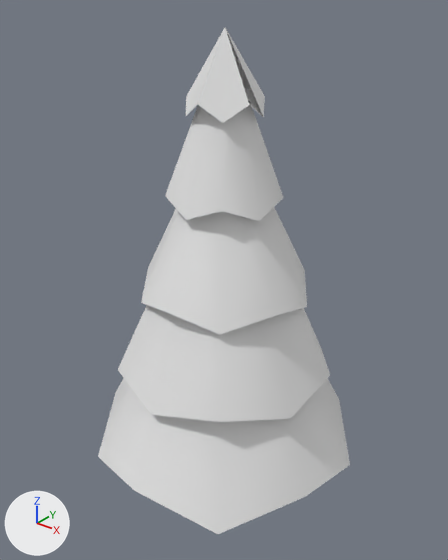
The FBX model Pine Tree/tree.fbx: old version first, new version second.
Camera for both pictures: a 50 mm lens placed at (6.23, -7.82, 7.32), pointed at (-0.09, 0.09, 2.42). The axes (+X, +Y, +Z) are drawn at lower left. The lights are the same throughout. Vertices at the same position are counted once.
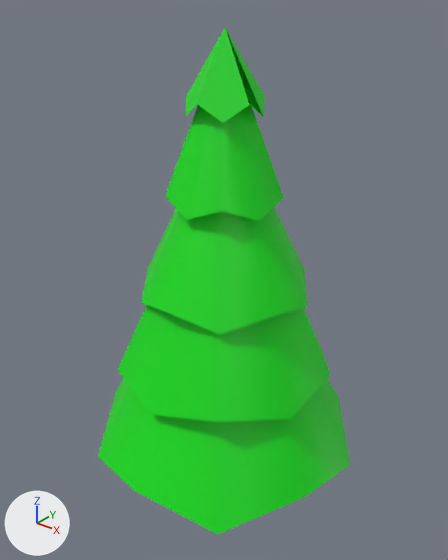
Commit message: Pine Tree
A Tree of the Pine form

What differs and where, as boxes [x1, y1, x2, y2] in the pictures (448 x 560 px):
part 1 of me_cylinder_002, recoloured (white to green)
    both: [98, 27, 350, 534]

Patch to the scene script:
```diff
--- a/Pine Tree/tree.fbx.py
+++ b/Pine Tree/tree.fbx.py
@@ mat_material @@
+mat_material = principled_material('Material')
+mat_material.base_color = (0.178, 0.114, 0.0578)  # brown #755f44
@@ mat_material_001 @@
+mat_material_001 = principled_material('Material.001')
+mat_material_001.base_color = (0.0, 0.732, 0.00605)  # green #00de12
@@ me_cylinder_002 @@
 me_cylinder_002.from_pydata(...)  # 151 vertices, 141 faces; spans x -2.42..2.42, y -2.49..2.54, z -2.28..6.68
 # used by ob_cylinder; location = (0.0, 0.0, 0.0)
+# me_cylinder_002 part 1: 97 of the faces centred in x -1.79..1.79, y -1.71..1.7, z -0.57..6.09 switch from mat_tree (its picture is missing) to mat_material_001 (green #00de12)
+me_cylinder_002.materials.append(mat_material)  # brown #755f44
```
